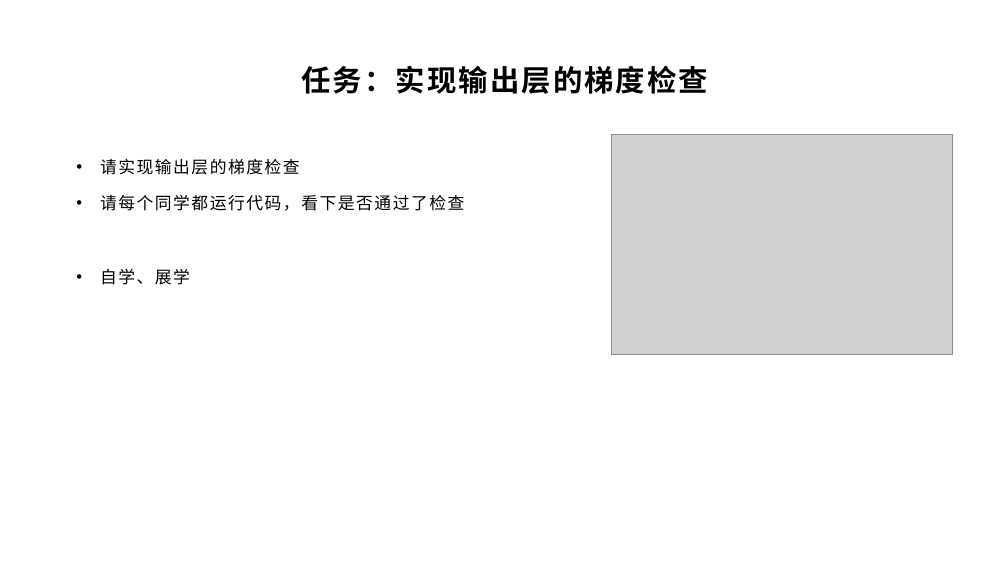
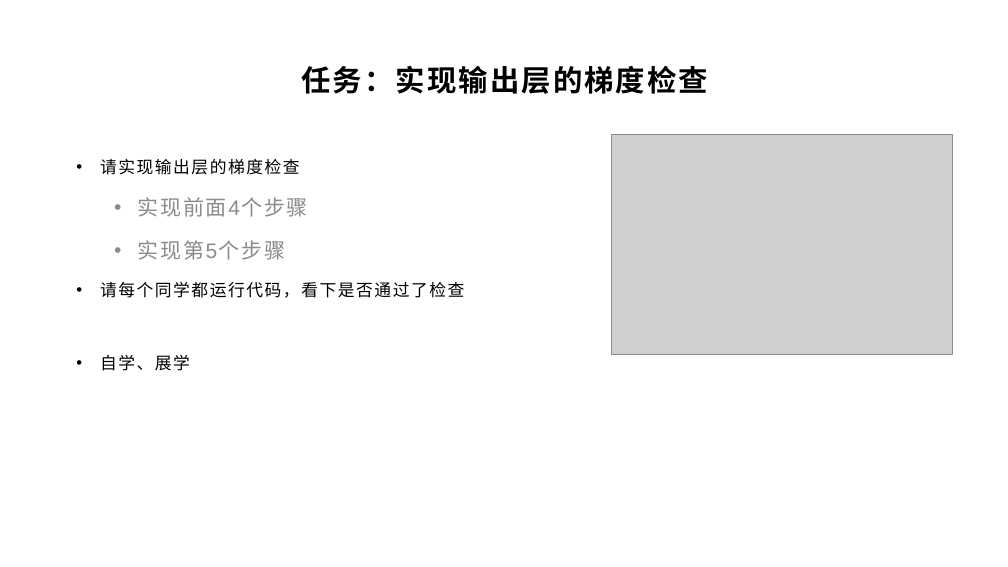
Before and after one commit to yyc-git/DeepLearningEdu, a slide deck: slide 17 of lessons/4_gradient_check/ppt/全连接层的梯度检查.pptx. Drawn at 1008x567 pixels with LibreOffice and Linux fonts; fonts in the diff are those of the drawing; grey boxes stand for pictures; background and template pictures are left out. Boxes give left, top, right and bottom in pixels: in the first picture for what was removed or moved away, otherwise in the second. Text is boxed around its words. In the diff, an @@ line names an element or a change of style, - is before the commit and + after.

```diff
--- a/lessons/4_gradient_check/ppt/全连接层的梯度检查.pptx
+++ b/lessons/4_gradient_check/ppt/全连接层的梯度检查.pptx
@@ text at (138, 197, 308, 260): paragraphs added @@
+  • 实现前面4个步骤
+  • 实现第5个步骤
```
Also in this commit, not shown: 1 other file.
